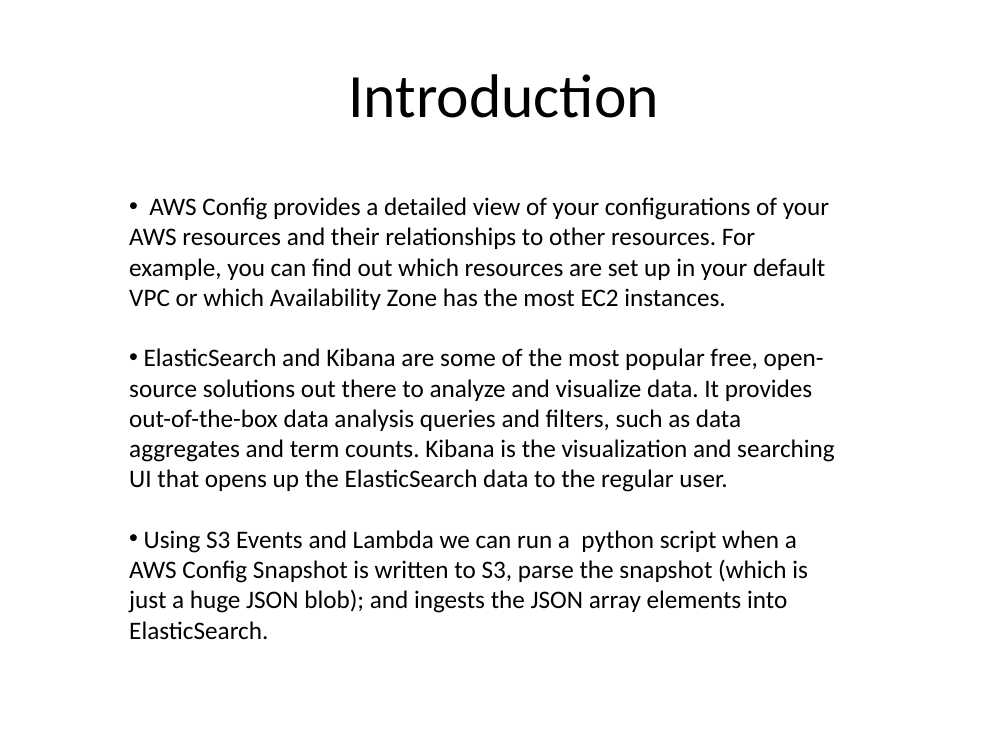
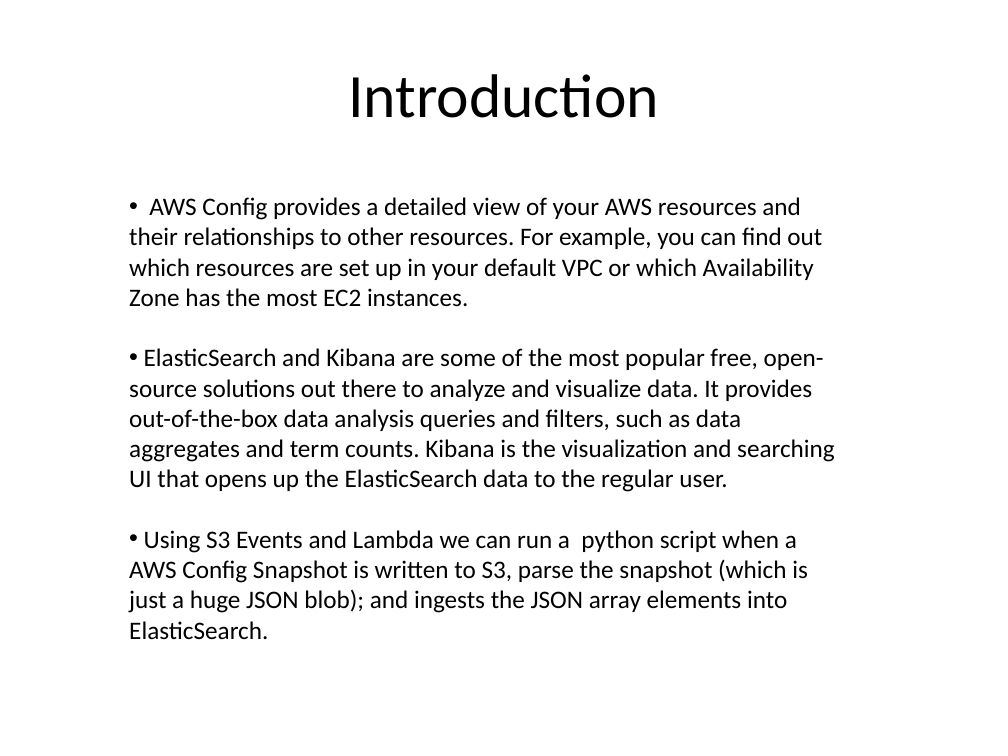
Before and after one commit to kskalvar/aws-config-to-elasticsearch-lambda, a slide deck: slide 2 of slides/AWS-Config-Lambda-Elasticsearch.pptx. Drawn at 1008x756 pixels with LibreOffice and Linux fonts; fonts in the diff are those of the drawing. Boxes give left, top, right and bottom in pixels: in the first picture for what was removed or moved away, otherwise in the second. Text is boxed around its words. In the diff, an @@ line names an element or a change of style, - is before the commit and + after.

```diff
--- a/slides/AWS-Config-Lambda-Elasticsearch.pptx
+++ b/slides/AWS-Config-Lambda-Elasticsearch.pptx
@@ text at (x1=129, y1=197, x2=822, y2=307): text changed @@
-• AWS Config provides a detailed view of your configurations of your AWS resources and their relationships to other resources. For example, you can find out which resources are set up in your default VPC or which Availability Zone has the most EC2 instances.
+• AWS Config provides a detailed view of your AWS resources and their relationships to other resources. For example, you can find out which resources are set up in your default VPC or which Availability Zone has the most EC2 instances.
```
Also in this commit, not shown: 3 other slides changed, 1 slide added.
